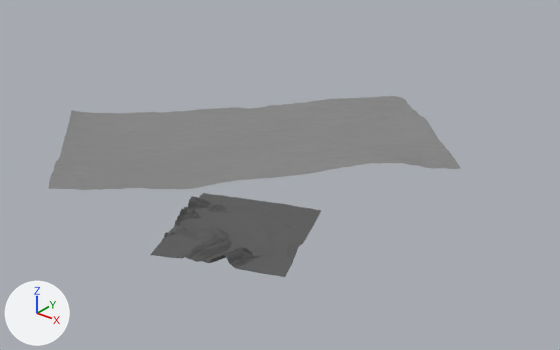
An edit to the Blender file dark-side-of-the-moon.blend, drawn before and after from the same camera.
Camera for both pictures: a 50 mm lens placed at (70.5, -78.2, 59.4), pointed at (-18.7, 33.2, -9.7). Every picture has the same lights, and +X, +Y and +Z are marked at lower left.

Before the edit, the objects in view are built like this:
```python
me_plane = bpy.data.meshes.new('Plane')
me_plane.from_pydata(...)  # 2704 vertices, 2601 faces; spans x -1.0..1.0, y -1.0..1.0, z 0.0
me_plane.materials.append(mat_background)
me_plane_001 = bpy.data.meshes.new('Plane.001')
me_plane_001.from_pydata(...)  # 10404 vertices, 10201 faces; spans x -1.0..1.0, y -1.0..1.0, z 0.0
me_plane_001.materials.append(mat_material)
ob_background = bpy.data.objects.new('background', me_plane)
ob_background.location = (-31.6, 39.2, -5.4)
ob_background.rotation_euler = (-0.0117, -0.0111, -0.76)  # degrees (-0.7, -0.6, -44)
ob_background.scale = (21.1, 40.0, 21.1)
_m = ob_background.modifiers.new('Subdivision', 'SUBSURF')
_m.levels = 3
_m.render_levels = 3
ob_plane = bpy.data.objects.new('Plane', me_plane_001)
ob_plane.location = (0.0, 0.0, 0.0)
ob_plane.rotation_euler = (0.0, 0.0, 0.377)  # degrees (0, 0, 22)
ob_plane.scale = (10.4, 10.4, 10.4)
_m = ob_plane.modifiers.new('Subdivision', 'SUBSURF')
_m.levels = 3
_m.render_levels = 3
```
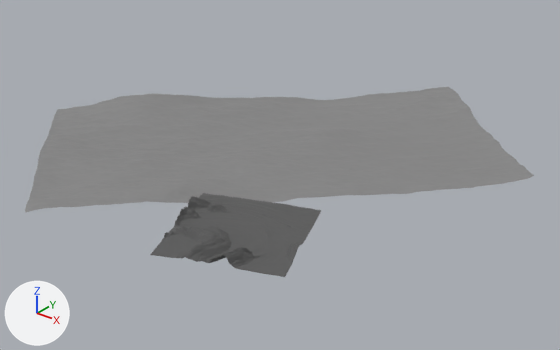
Boxes [x1, y1, x2, y2] around the edits, measured in the pictures (560 x 350 px):
'background', moved, turned, rescaled
    before: [48, 96, 460, 190]
    after: [25, 87, 534, 213]

Edits to the bpy script that builds the scene:
```text
Change ob_background:
    ob_background.location: (-31.6, 39.2, -5.4) -> (-20.5, 33.1, -0.8)
    ob_background.rotation_euler: (-0.0117, -0.0111, -0.76) -> (-0.00988, -0.0131, -3.899)  # degrees (-0.7, -0.6, -44) -> degrees (-0.6, -0.8, -223)
    ob_background.scale: (21.1, 40.0, 21.1) -> (23.7, 44.8, 23.7)
```
